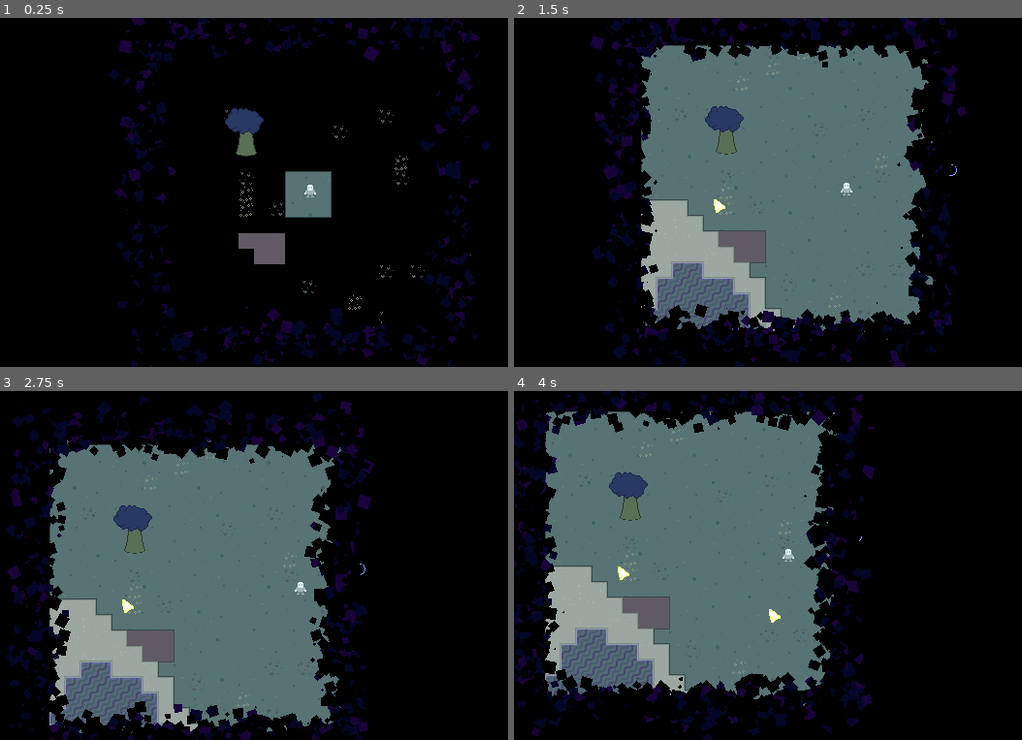
Above: before the commit, frames 1-4 (two rows, left to right).
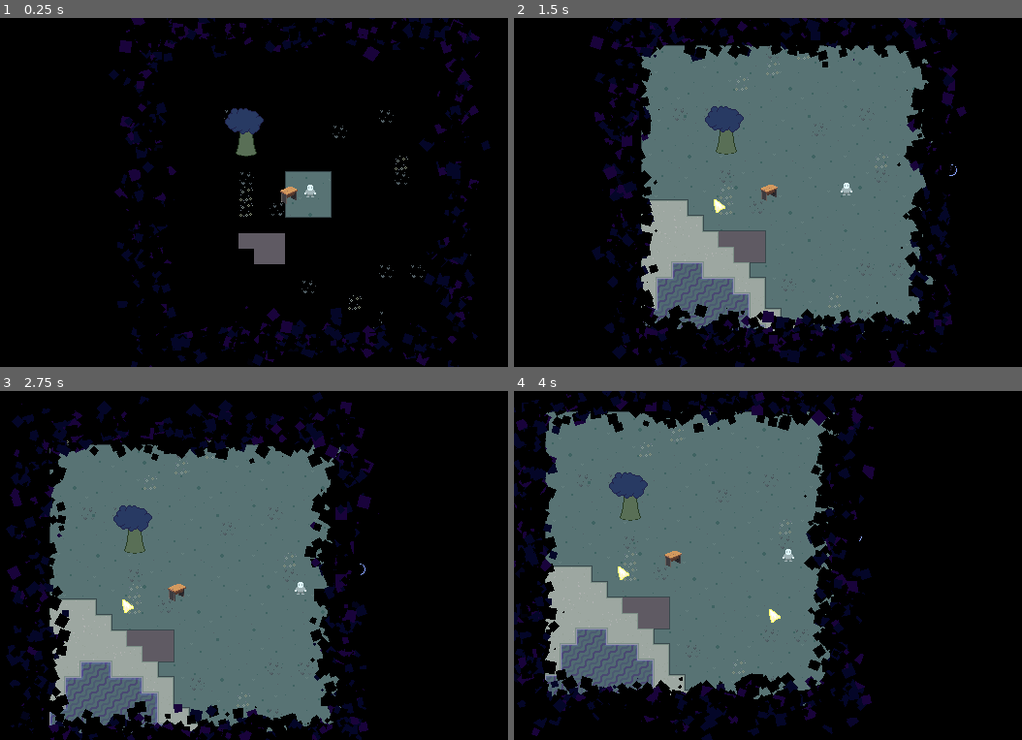
Above: after the commit, the same moments.

Repository: TimoRoggel/EverDark
Game: Godot game, scene res://scenes/levels/world.tscn
Same seed, same stepped clock (60 frames per second), same inputs: the game is played once before the commit and once after it.
Inputs (mouse positions are in pixels of both pictures, inside the frame that each line leads up to):
- Up to frame 1 (0.25 s): no input
- Up to frame 2 (1.5 s): move the mouse to (961, 175) at 0.52 s; hold D (right) 0.53-1.25 s; hold Shift (dash) 0.53-1.25 s; click (961, 175) at 0.67 s; drag from (701, 209) to (920, 175) at 1.27 s
- Up to frame 3 (2.75 s): move the mouse to (370, 488) at 2.02 s; press the mouse at (370, 488) at 2.03 s; hold D (right) from 2.03 s (still down)
- Up to frame 4 (4 s): release D (right) at 2.75 s; release the mouse at (884, 488) at 2.75 s; drag from (793, 635) to (641, 607) at 2.77 s; move the mouse to (1011, 617) at 3.52 s; hold A (left) from 3.53 s (still down); hold Shift (dash) from 3.53 s (still down)

The runs differ from the first frame. In frame 1, 0.1% of the frame differs, in the area x 55-59%, y 48-54%; in frame 2, less than 0.1%; in frame 3, 0.1%, in the area x 33-37%, y 55-61%; in frame 4, less than 0.1%.

Commit message:
AT Home
For home PC

Diff:
--- /dev/null
+++ b/scenes/crafting/crafting.tscn
@@ -0,0 +1,21 @@
+[gd_scene load_steps=4 format=3 uid="uid://2sk6w6jiy3ng"]
+
+[ext_resource type="Script" uid="uid://ddvwga4h802ko" path="res://scripts/tools/crafting.gd" id="1_hwda8"]
+[ext_resource type="Texture2D" uid="uid://c3jgcwc5lwenq" path="res://graphics/crafting.png" id="1_rj1pl"]
+
+[sub_resource type="CircleShape2D" id="CircleShape2D_hwda8"]
+
+[node name="Crafting" type="Area2D"]
+script = ExtResource("1_hwda8")
+
+[node name="CollisionShape2D" type="CollisionShape2D" parent="."]
+scale = Vector2(1.24, 1.24)
+shape = SubResource("CircleShape2D_hwda8")
+
+[node name="Sprite2D" type="Sprite2D" parent="."]
+position = Vector2(-0.24999994, 0.24999994)
+scale = Vector2(0.17578125, 0.17578125)
+texture = ExtResource("1_rj1pl")
+
+[connection signal="body_entered" from="." to="." method="_on_body_entered"]
+[connection signal="body_exited" from="." to="." method="_on_body_exited"]
--- a/scenes/levels/world.tscn
+++ b/scenes/levels/world.tscn
@@ -1,10 +1,11 @@
-[gd_scene load_steps=7 format=3 uid="uid://dgp8wphrgdusy"]
+[gd_scene load_steps=8 format=3 uid="uid://dgp8wphrgdusy"]
 
 [ext_resource type="PackedScene" uid="uid://ymxr4fas105j" path="res://scenes/characters/player.tscn" id="2_7k8c1"]
 [ext_resource type="TileSet" uid="uid://c3hjqyut0k11j" path="res://tilesets/plain.tres" id="2_w2p53"]
 [ext_resource type="Script" uid="uid://bjl66vmgiycyi" path="res://scripts/tools/generated_tile_map_layer.gd" id="3_7xgas"]
 [ext_resource type="Script" uid="uid://cuoyob352u88i" path="res://scripts/tools/flippable_tile_map_layer.gd" id="4_gy5pc"]
 [ext_resource type="Script" uid="uid://bqjk7fr0n0p3p" path="res://scripts/tools/everdark.gd" id="5_7xgas"]
+[ext_resource type="PackedScene" uid="uid://2sk6w6jiy3ng" path="res://scenes/crafting/crafting.tscn" id="6_gy5pc"]
 
 [sub_resource type="Environment" id="Environment_w2p53"]
 ambient_light_source = 1
@@ -64,3 +65,6 @@
 size = Vector2(4, 160)
 generate_position = Vector2(-320, 0)
 metadata/_custom_type_script = "uid://bqjk7fr0n0p3p"
+
+[node name="Crafting" parent="." instance=ExtResource("6_gy5pc")]
+position = Vector2(-12, 8)
--- /dev/null
+++ b/scripts/tools/crafting.gd
@@ -0,0 +1,14 @@
+class_name Crafting
+extends Area2D
+
+
+
+
+func _on_body_entered(body: Node2D) -> void:
+	if body is PlayerController:
+		print("Body Entered")
+
+
+func _on_body_exited(body: Node2D) -> void:
+	if body is PlayerController:
+		print("Body Exited")
Binary file added: graphics/crafting.png
Not shown, added: graphics/crafting.png.import
Not shown, added: scripts/tools/crafting.gd.uid
Not shown, added: .DS_Store
Not shown, added: graphics/.DS_Store
